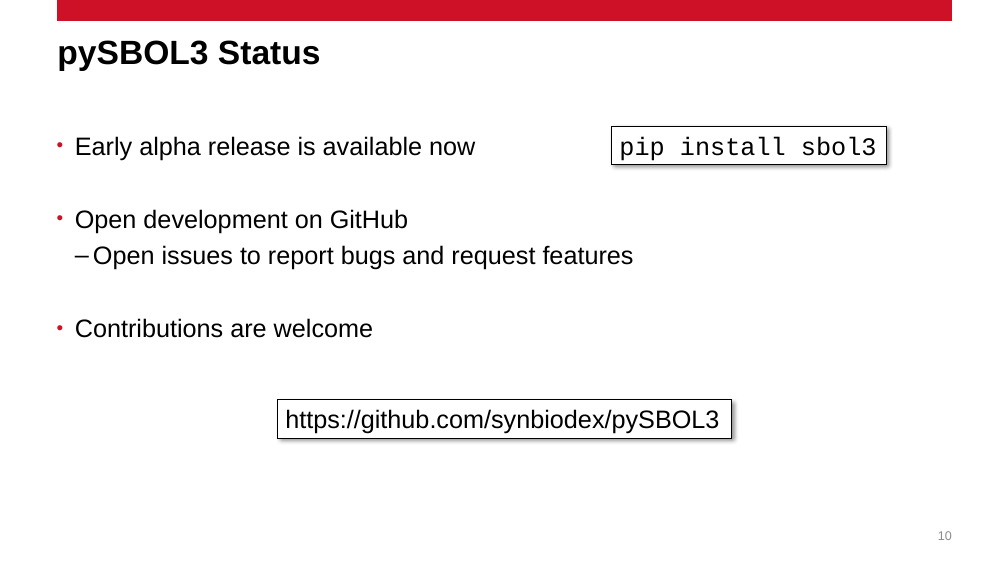
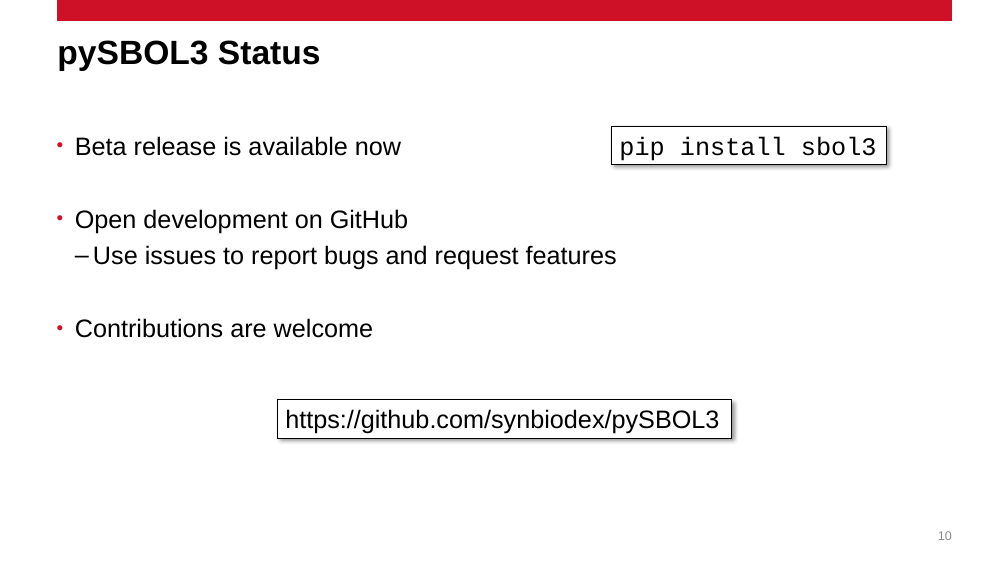
Before and after one commit to SynBioDex/Community-Media, a slide deck: slide 10 of 2021/IWBDA21/pySBOL3-IWBDA-2021.pptx. Drawn at 1008x567 pixels with LibreOffice and Linux fonts; fonts in the diff are those of the drawing; background and template pictures are left out. Boxes give left, top, right and bottom in pixels: in the first picture for what was removed or moved away, otherwise in the second. Text is boxed around its words. In the diff, an @@ line names an element or a change of style, - is before the commit and + after.

```diff
--- a/2021/IWBDA21/pySBOL3-IWBDA-2021.pptx
+++ b/2021/IWBDA21/pySBOL3-IWBDA-2021.pptx
@@ text at (x1=75, y1=136, x2=401, y2=156): text changed @@
-• Early alpha release is available now
+• Beta release is available now
@@ text at (x1=93, y1=245, x2=617, y2=270): text changed @@
-  – Open issues to report bugs and request features
+  – Use issues to report bugs and request features
```
Also in this commit, not shown: 3 other slides changed.
